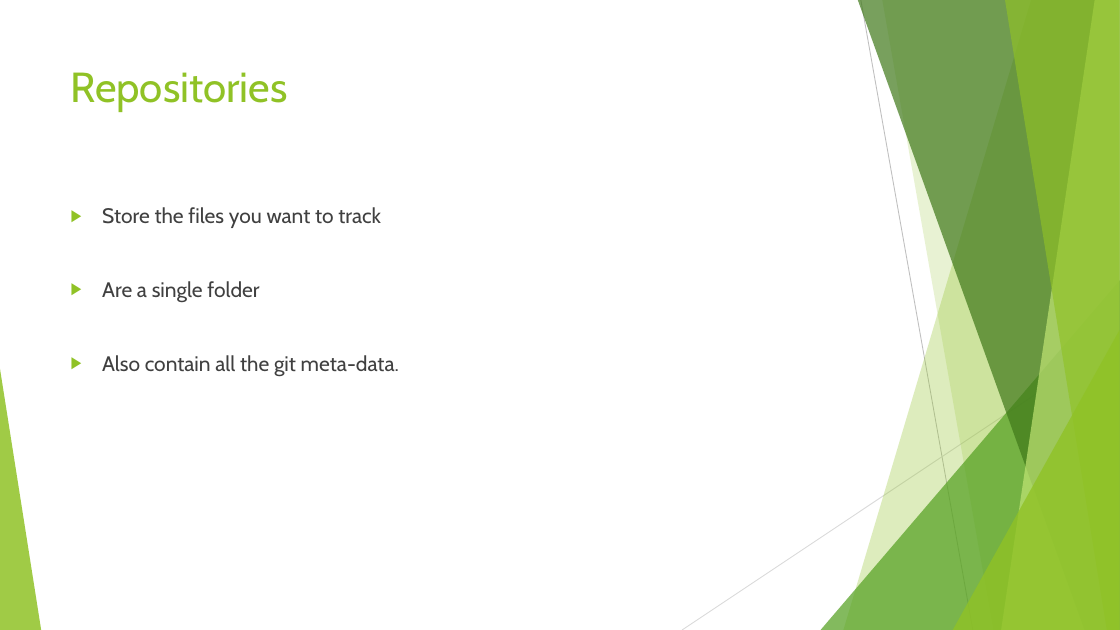
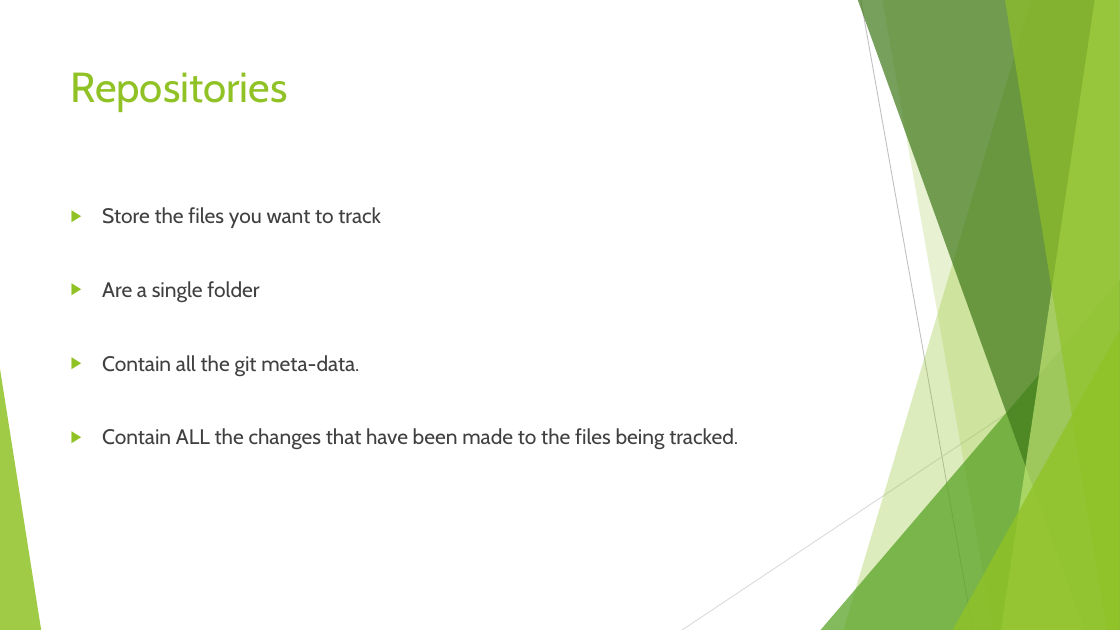
Before and after one commit to sethkaz/git-presentation, a slide deck: slide 9 of Git and LV.pptx (slide 10 before the commit). Drawn at 1120x630 pixels with LibreOffice and Linux fonts; fonts in the diff are those of the drawing. Boxes give left, top, right and bottom in pixels: in the first picture for what was removed or moved away, otherwise in the second. Text is boxed around its words. In the diff, an @@ line names an element or a change of style, - is before the commit and + after.

```diff
--- a/Git and LV.pptx
+++ b/Git and LV.pptx
@@ text at <box>102,355,738,450</box>: text changed @@
-▶ Also contain all the git meta-data.
+▶ Contain all the git meta-data.
+▶ Contain ALL the changes that have been made to the files being tracked.
```
Also in this commit, not shown: 7 other slides changed.
